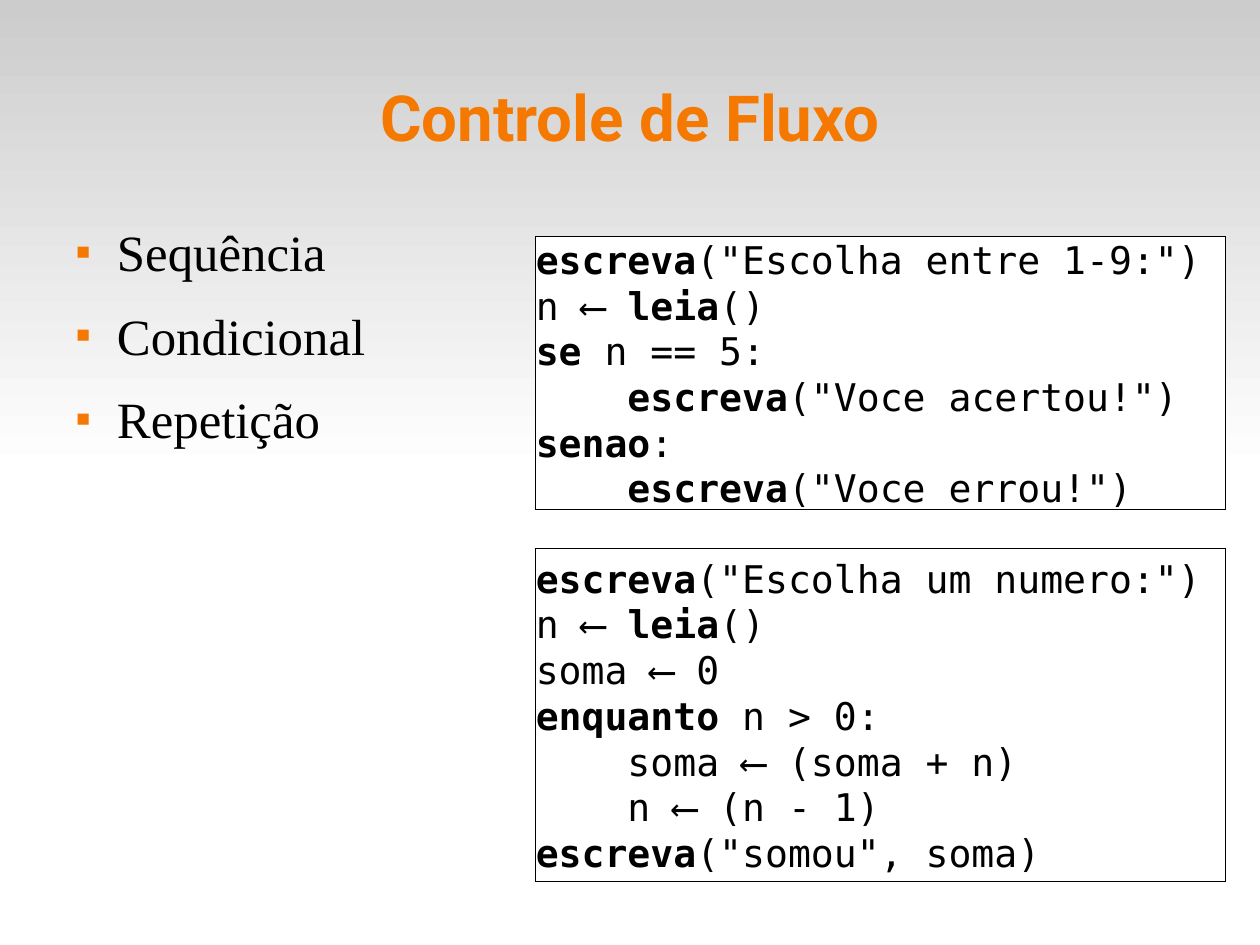
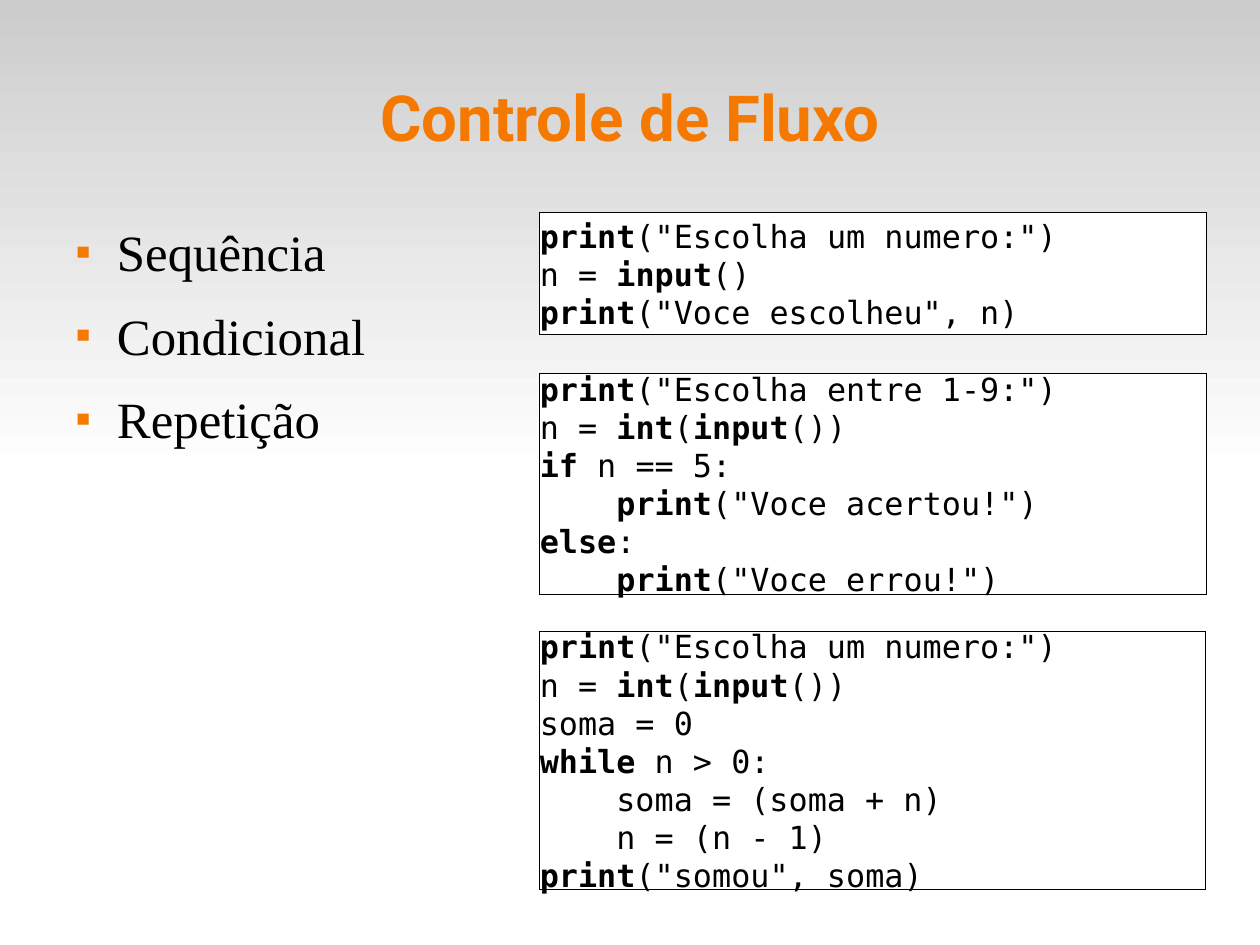
Before and after one commit to fsantanna-uerj/IPD, a slide deck: slide 11 of slides/ipd-03.odp. Drawn at 1260x945 pixels with LibreOffice and Linux fonts; fonts in the diff are those of the drawing. Boxes give left, top, right and bottom in pixels: in the first picture for what was removed or moved away, otherwise in the second. Text is boxed around its words. In the diff, an @@ line names an element or a change of style, - is before the commit and + after.

```diff
--- a/slides/ipd-03.odp
+++ b/slides/ipd-03.odp
@@ rectangle added at [540, 213, 1206, 334], fill #FFFFFF, outline #000000 0 pt, 20 pt, text #000000 @@
+print("Escolha um numero:")
+n = input()
+print("Voce escolheu", n)
@@ text in rectangle at [540, 375, 1057, 598]: text changed; size 24 to 20 pt @@
-escreva("Escolha entre 1-9:")
-n ⟵ leia()
-se n == 5:
-escreva("Voce acertou!")
-senao:
-escreva("Voce errou!")
+print("Escolha entre 1-9:")
+n = int(input())
+if n == 5:
+print("Voce acertou!")
+else:
+print("Voce errou!")
@@ rectangle "print("Escolha entre 1-9:")": place and size @@
-rectangle "print("Escolha entre 1-9:")" at [536, 237, 1226, 510]
+rectangle "print("Escolha entre 1-9:")" at [540, 373, 1206, 595]
@@ text in rectangle at [540, 632, 1056, 894]: text changed; size 24 to 20 pt @@
-escreva("Escolha um numero:")
-n ⟵ leia()
-soma ⟵ 0
-enquanto n > 0:
-soma ⟵ (soma + n)
-n ⟵ (n - 1)
-escreva("somou", soma)
+print("Escolha um numero:")
+n = int(input())
+soma = 0
+while n > 0:
+soma = (soma + n)
+n = (n - 1)
+print("somou", soma)
@@ rectangle "print("Escolha um numero:")": place and size @@
-rectangle "print("Escolha um numero:")" at [536, 549, 1226, 883]
+rectangle "print("Escolha um numero:")" at [540, 631, 1206, 890]
```
Also in this commit, not shown: 9 other slides changed, 4 slides removed, 7 other files.
